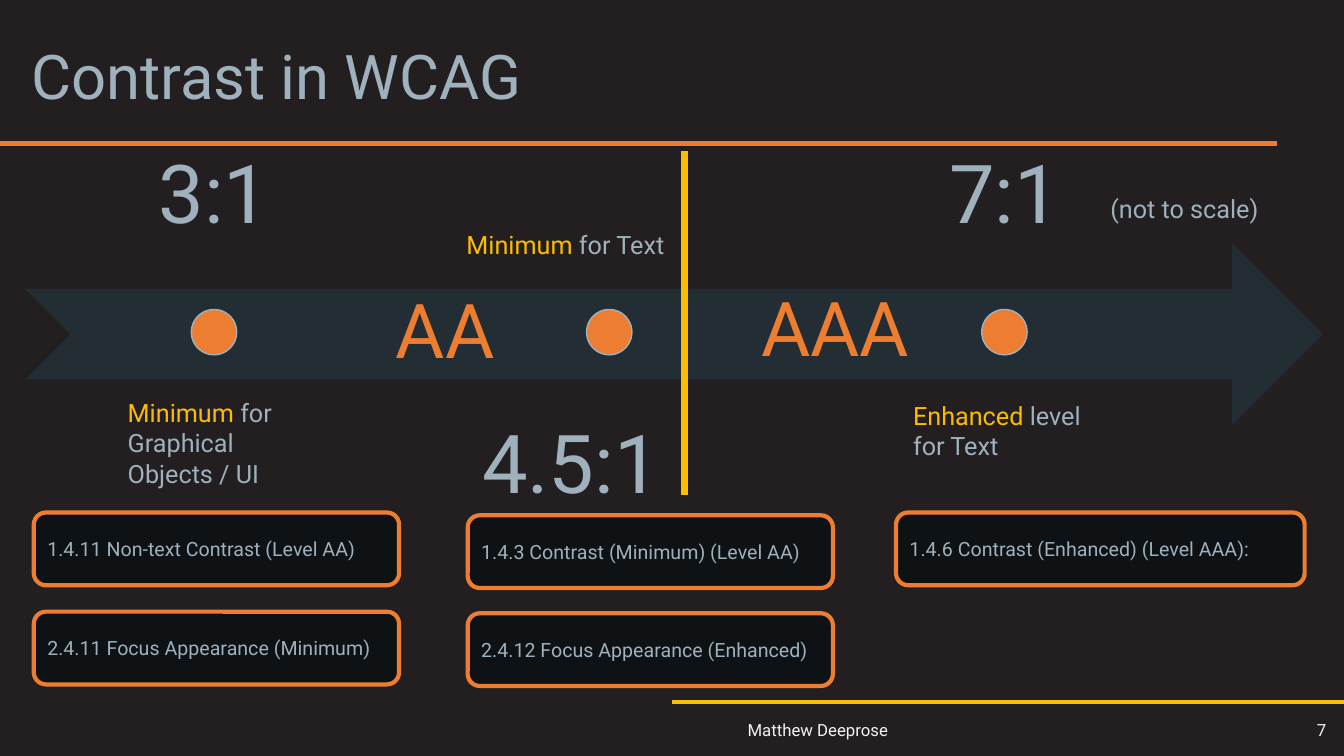
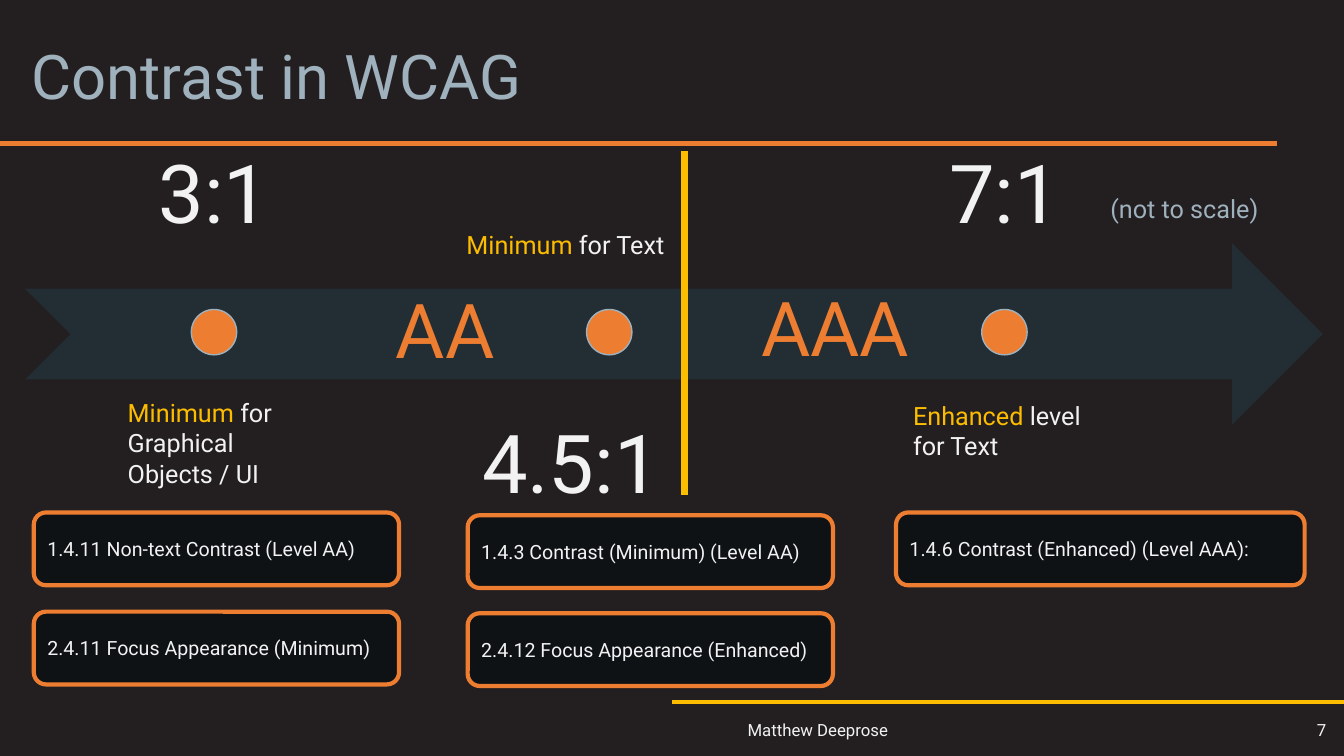
Before and after one commit to matthewdeeprose/matthewdeeprose.github.io, a slide deck: slide 7 of M_Deeprose-Two_Steps_Accessibilty--UCISA-UX.pptx. Drawn at 1344x756 pixels with LibreOffice and Linux fonts; fonts in the diff are those of the drawing. Boxes give left, top, right and bottom in pixels: in the first picture for what was removed or moved away, otherwise in the second. Text is boxed around its words. In the diff, an @@ line names an element or a change of style, - is before the commit and + after.

```diff
--- a/M_Deeprose-Two_Steps_Accessibilty--UCISA-UX.pptx
+++ b/M_Deeprose-Two_Steps_Accessibilty--UCISA-UX.pptx
@@ text "Minimum for Text" at [466, 235, 664, 255]: text colour #9FB1BD to #F2F2F2 in "for Text" @@
@@ text "Minimum for Graphical Objects / ..." at [128, 403, 272, 489]: text colour #9FB1BD to #F2F2F2 in "for Graphical Objects / UI" @@
@@ text "Enhanced level for Text" at [913, 406, 1081, 456]: text colour #9FB1BD to #F2F2F2 in "level for Text" @@
@@ text colour #9FB1BD to #F2F2F2 in 8 elements at [26, 106, 402, 287], [393, 377, 705, 559], [817, 106, 1193, 287], [34, 512, 399, 585], [468, 515, 833, 588], [896, 512, 1305, 585], [34, 612, 399, 685], [468, 613, 833, 686] @@
```
Also in this commit, not shown: 2 other slides changed, 1 other file.
